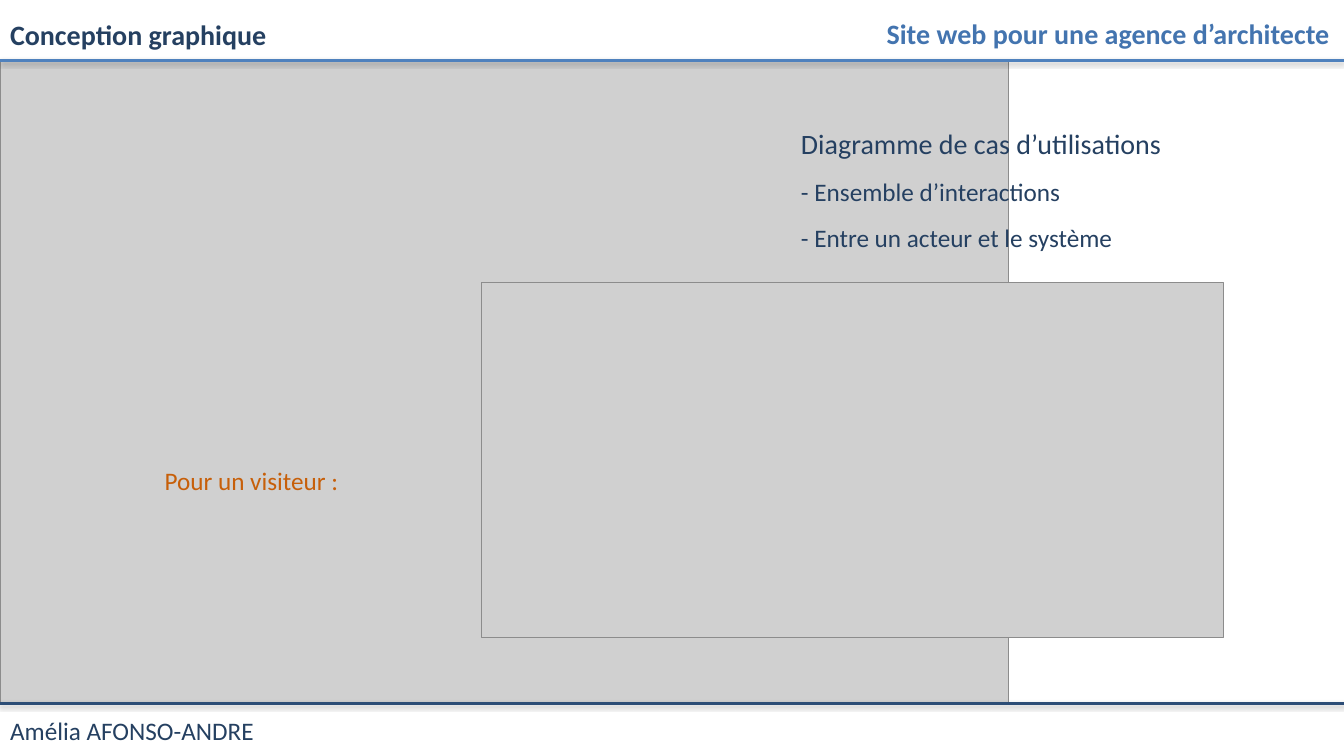
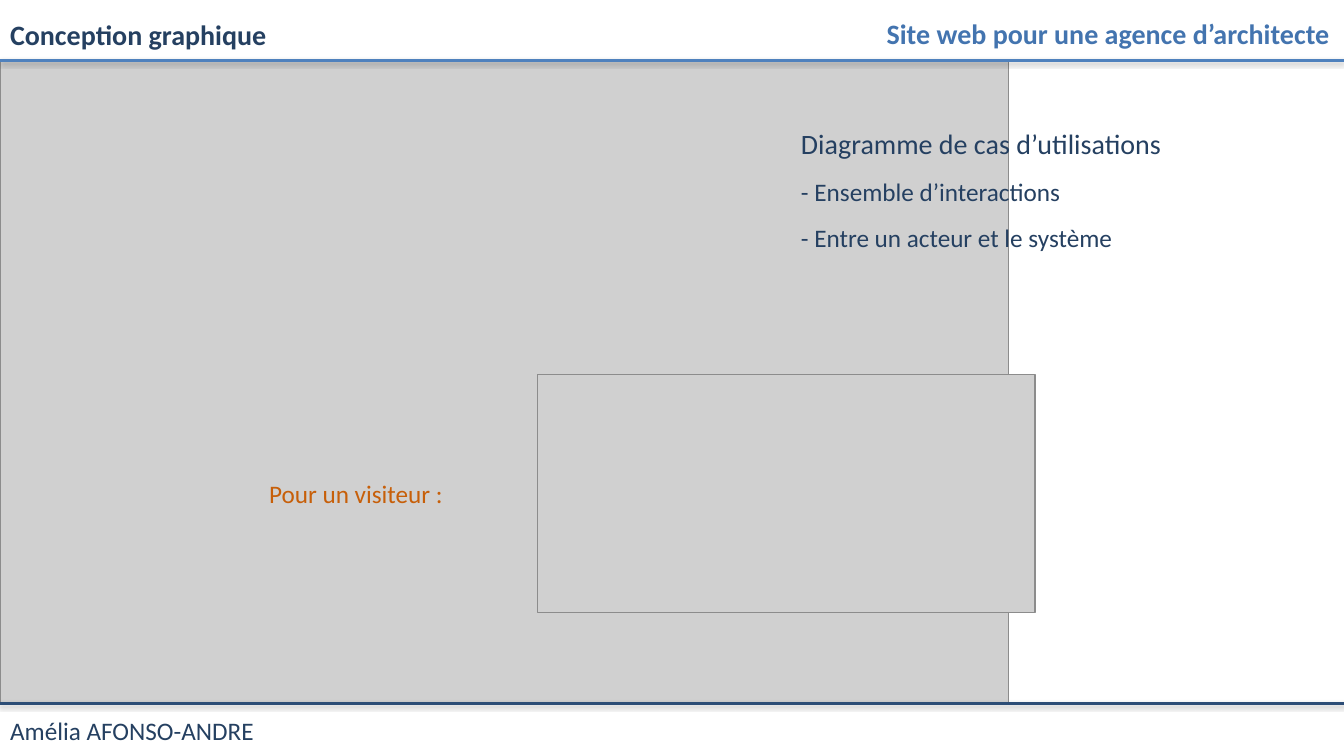
Before and after one commit to amelia-aa/projet_archi, a slide deck: slide 3 of Doc/Présentation_projet.pptx. Drawn at 1344x756 pixels with LibreOffice and Linux fonts; fonts in the diff are those of the drawing; grey boxes stand for pictures. Boxes give left, top, right and bottom in pixels: in the first picture for what was removed or moved away, otherwise in the second. Text is boxed around its words. In the diff, an @@ line names an element or a change of style, - is before the commit and + after.

```diff
--- a/Doc/Présentation_projet.pptx
+++ b/Doc/Présentation_projet.pptx
@@ picture: place and size @@
-picture at bbox=[482, 283, 1224, 638]
+picture at bbox=[537, 375, 1035, 613]
@@ text "Pour un visiteur :": place and size @@
-text "Pour un visiteur :" at bbox=[165, 472, 325, 490]
+text "Pour un visiteur :" at bbox=[269, 485, 430, 503]
```
Also in this commit, not shown: 5 other slides changed, 16 other files.
